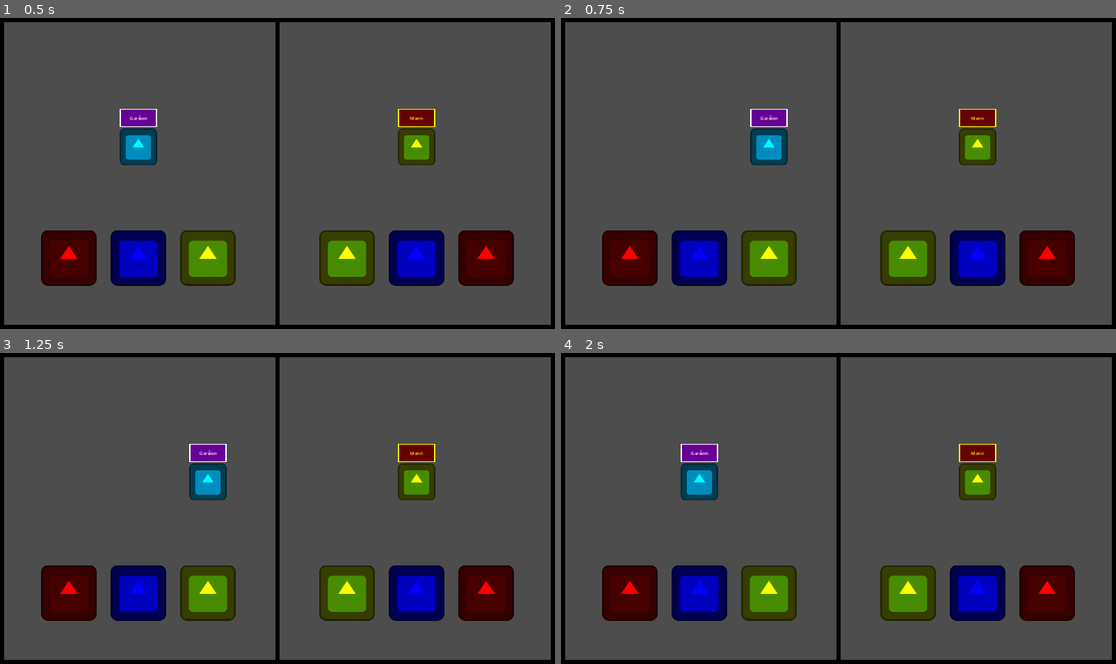
Above: before the commit, frames 1-4 (two rows, left to right).
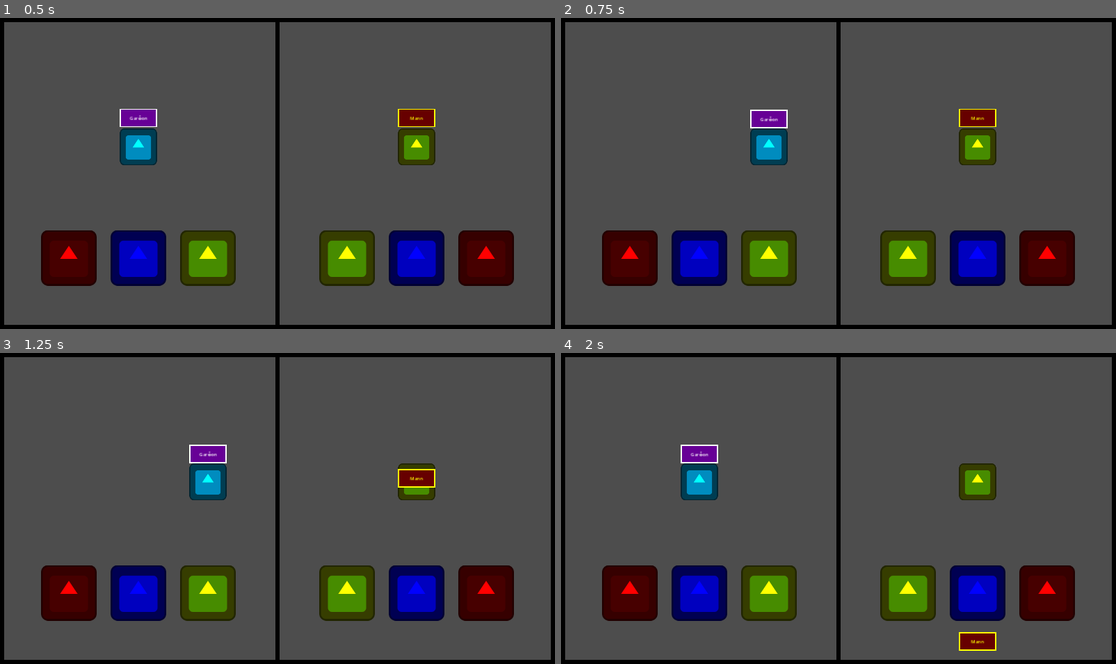
Above: after the commit, the same moments.

Repository: NymmkTheMink/Duo-Ling
Game: Godot game, scene res://game_modes/sort/sort.tscn
Two runs of this game, one before a commit and one after it. Both use one fixed random seed, a clock stepped at 60 frames per second and the inputs below. The project has no main scene, so this scene is started directly. The engine's default icon, where the game draws it, is replaced by a stand-in: a white triangle on a blue panel in a dark square.
Inputs:
- Up to frame 1 (0.5 s): no input
- Up to frame 2 (0.75 s): tap Enter at 0.5 s; hold D (right_P1) from 0.53 s (still down); tap S (choose_P1) at 0.6 s
- Up to frame 3 (1.25 s): keep holding D (right_P1); tap Down (choose_P2) at 0.8 s
- Up to frame 4 (2 s): release D (right_P1) at 1.28 s; hold A (left_P1) from 1.28 s (still down); tap Down (choose_P2) at 1.35 s; tap S (choose_P1) at 1.55 s

Frame 1 is identical in both runs. In frame 2, 0.1% of the frame differs, in the area x 34-41%, y 29-36%; in frame 3, 0.9%, in the area x 34-79%, y 29-44%; in frame 4, 0.9%.

Commit message:
drop word

Diff:
--- a/game_modes/sort/duolingo.gd
+++ b/game_modes/sort/duolingo.gd
@@ -40,3 +40,7 @@
 		randomize()
 		get_word.position = Vector2(0, -100)
 		$Words.add_child(get_word)
+
+	# drop word
+	if Input.is_action_just_pressed("choose_P1") and $Words.get_child_count() != 0:
+		$Words.get_child(0).freeze = false
--- a/game_modes/sort/ling_ling.gd
+++ b/game_modes/sort/ling_ling.gd
@@ -41,3 +41,7 @@
 		randomize()
 		get_word.position = Vector2(0, -100)
 		$Words.add_child(get_word)
+
+	# drop word
+	if Input.is_action_just_pressed("choose_P2") and $Words.get_child_count() != 0:
+		$Words.get_child(0).freeze = false
